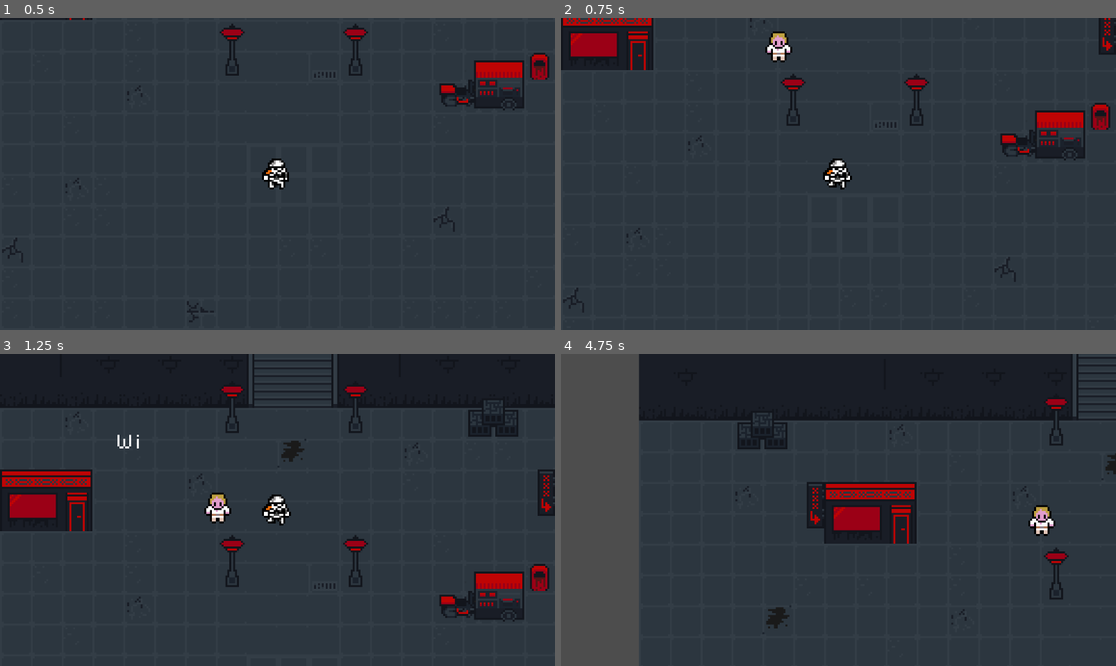
Above: before the commit, frames 1-4 (two rows, left to right).
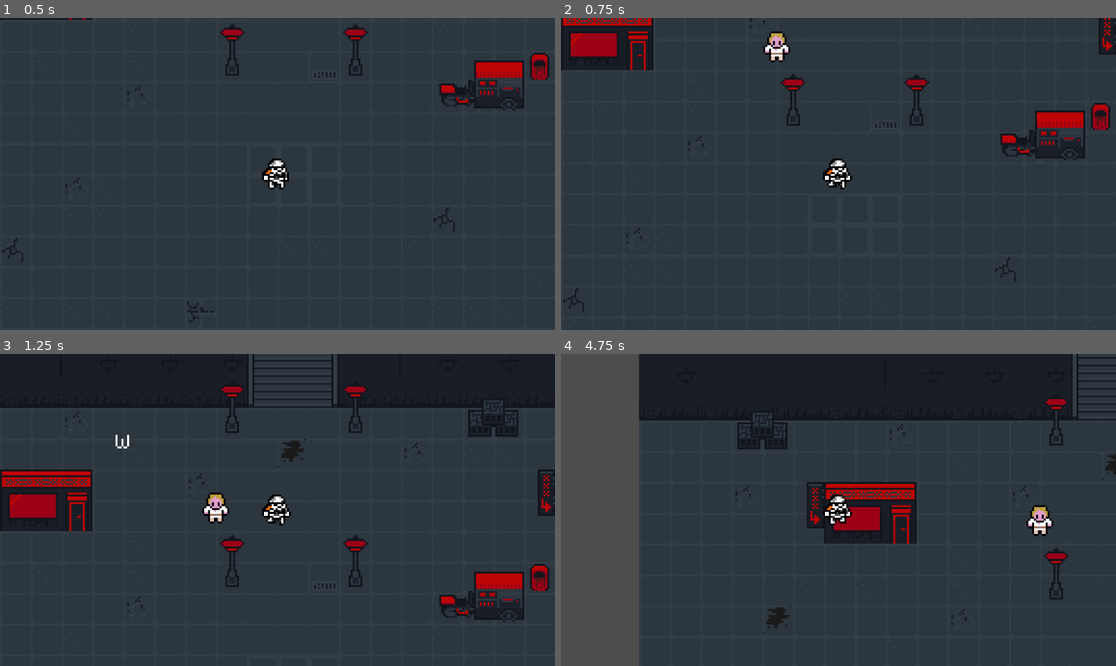
Above: after the commit, the same moments.

Repository: gedex11/Gra2DProjektZespolowy
Game: Godot game, scene res://scenes/levels/game_level_1.tscn
Same seed, same stepped clock (60 frames per second), same inputs: the game is played once before the commit and once after it.
Inputs:
- Up to frame 1 (0.5 s): no input
- Up to frame 2 (0.75 s): tap Enter at 0.5 s; hold W (move_up) from 0.53 s (still down); hold E (interact) from 0.53 s (still down)
- Up to frame 3 (1.25 s): keep holding W (move_up); keep holding E (interact)
- Up to frame 4 (4.75 s): release E (interact) at 1.28 s; tap E (interact) at 1.35, 2.85, 4.35 s; release W (move_up) at 2.03 s; hold E (interact) 2.03-2.78 s; hold A (move_left) 2.03-3.53 s; hold S (move_down) 3.53-4.28 s; hold E (interact) 3.53-4.28 s; hold D (move_right) from 4.28 s (still down)

Frame 1 is identical in both runs. In frame 2, 0.2% of the frame differs, in the area x 36-42%, y 4-15%; in frame 3, 0.3%; in frame 4, 0.6%, in the area x 47-90%, y 44-59%.

Commit message:
Rysowanie gracza nad npc

Diff:
--- a/scenes/characters/luke_npc.tscn
+++ b/scenes/characters/luke_npc.tscn
@@ -22,7 +22,7 @@
 [node name="InteractArea" type="Area2D" parent="."]
 
 [node name="CollisionShape2D" type="CollisionShape2D" parent="InteractArea"]
-position = Vector2(0, 17.875)
+position = Vector2(0, 9)
 shape = SubResource("RectangleShape2D_sl741")
 
 [node name="DialogLabel" type="Label" parent="."]
--- a/scenes/levels/game_level_1.tscn
+++ b/scenes/levels/game_level_1.tscn
@@ -597,10 +597,11 @@
 tile_set = SubResource("TileSet_iywne")
 
 [node name="Player_1" parent="." instance=ExtResource("1_k7amg")]
+z_index = 10
 
 [node name="Camera2D" type="Camera2D" parent="Player_1"]
 zoom = Vector2(4, 4)
 
 [node name="LukeNPC" parent="." instance=ExtResource("7_nnv6e")]
 z_index = 3
-position = Vector2(-31, -92)
+position = Vector2(-32, -92)
